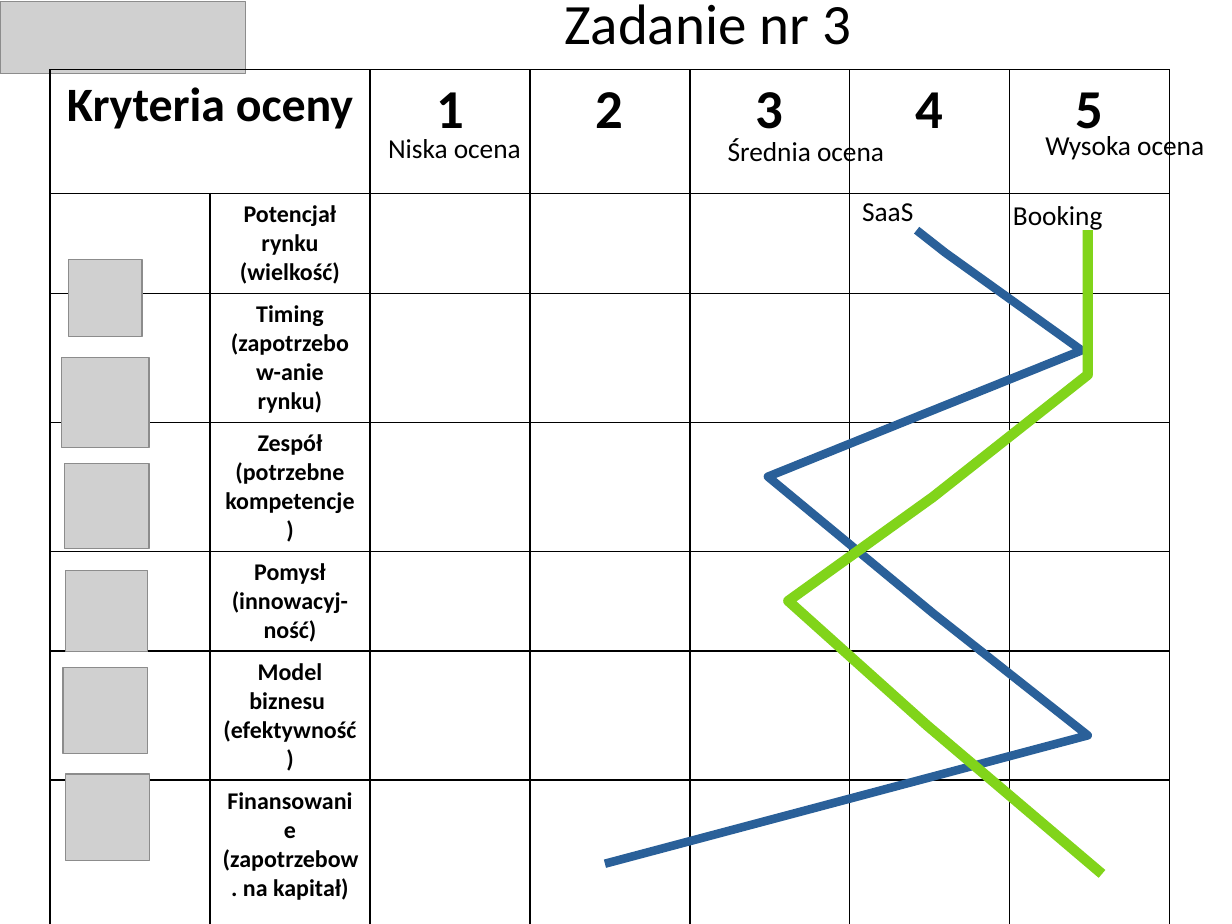
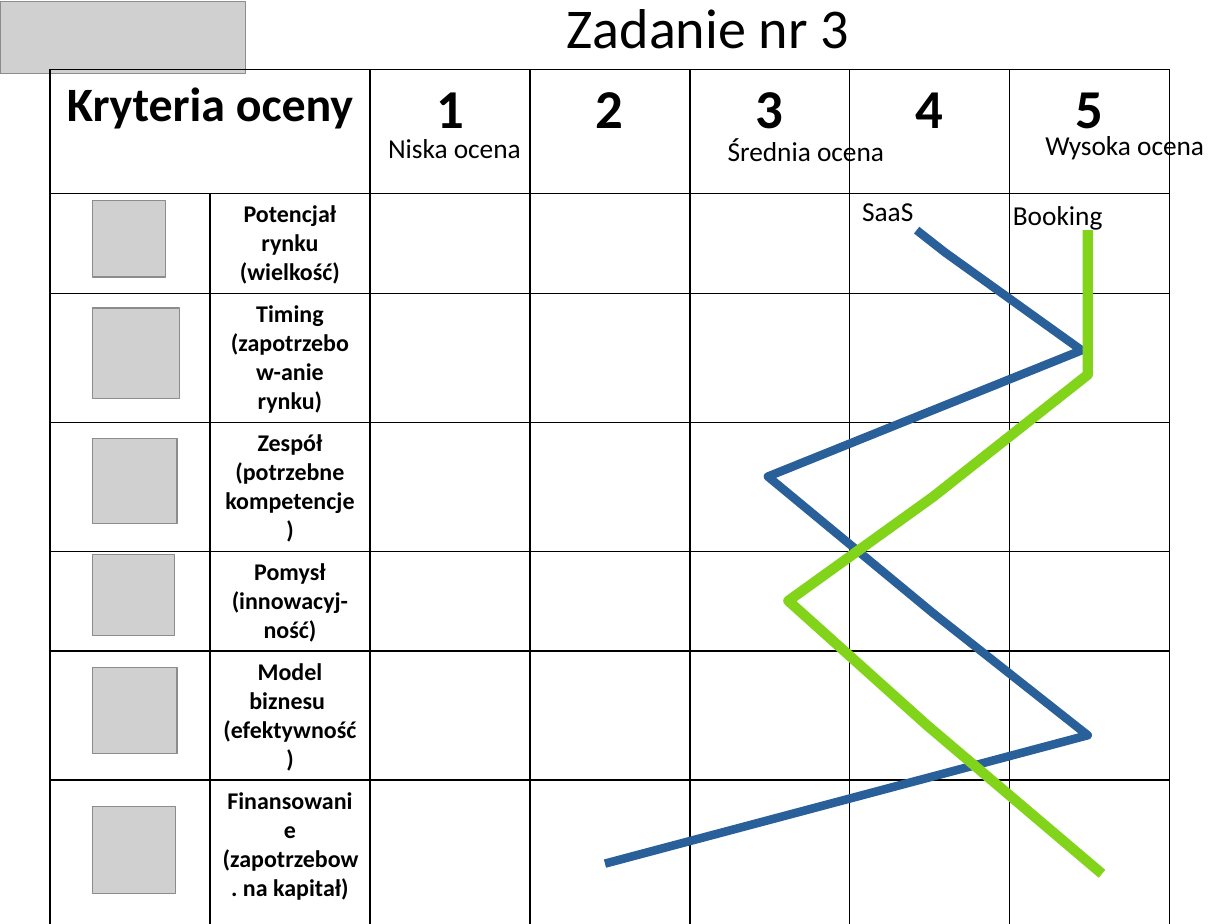
Before and after one commit to pasmolnicki/studia, a slide deck: slide 3 of ABC-startup/ABC STARTUPU - zadanie warsztatowe 3.pptx. Drawn at 1232x924 pixels with LibreOffice and Linux fonts; fonts in the diff are those of the drawing; grey boxes stand for pictures. Boxes give left, top, right and bottom in pixels: in the first picture for what was removed or moved away, otherwise in the second. Text is boxed around its words. In the diff, an @@ line names an element or a change of style, - is before the commit and + after.

```diff
--- a/ABC-startup/ABC STARTUPU - zadanie warsztatowe 3.pptx
+++ b/ABC-startup/ABC STARTUPU - zadanie warsztatowe 3.pptx
@@ title "Zadanie nr 3" at (567,9,849,49): size 33.3 to 32.8 pt; line spacing 0.9 to 1 @@
@@ picture: place and size @@
-picture at (69,260,142,336)
+picture at (92,201,165,277)
@@ picture: place and size @@
-picture at (62,357,149,447)
+picture at (92,308,180,398)
@@ picture: place and size @@
-picture at (64,463,149,548)
+picture at (92,439,177,524)
@@ picture: place and size @@
-picture at (65,570,147,652)
+picture at (92,554,174,636)
@@ picture: place and size @@
-picture at (63,668,148,754)
+picture at (92,668,177,754)
@@ picture: place and size @@
-picture at (65,774,149,860)
+picture at (92,807,176,893)
```
Also in this commit, not shown: 2 other slides changed, 3 other files.
